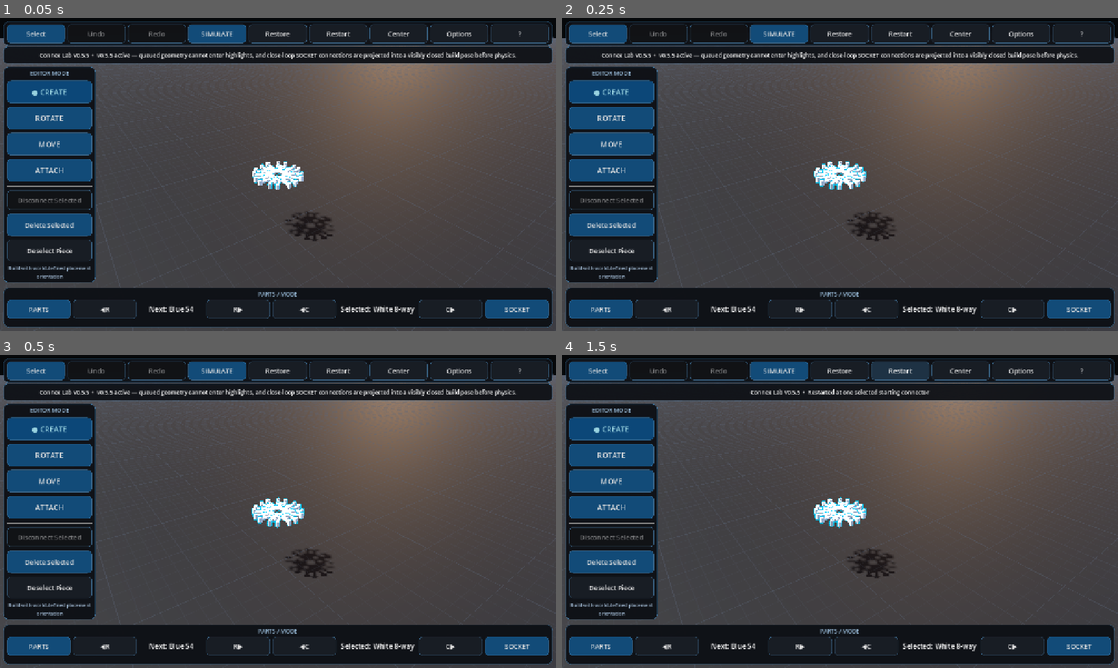
Above: before the commit, frames 1-4 (two rows, left to right).
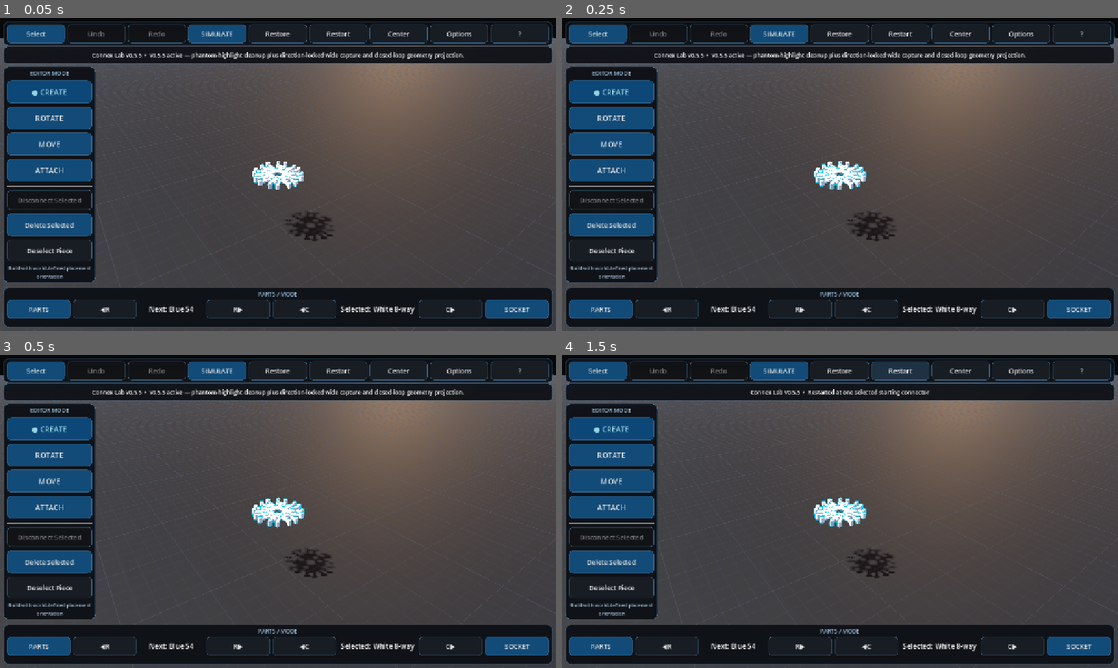
Above: after the commit, the same moments.

Repository: pixel375/connex
Game: Godot game, scene res://Main.tscn
The game is run twice, just before and just after one commit, with the same random seed, the same clock (stepped at 60 frames per second) and the same inputs.
Inputs:
- Up to frame 1 (0.05 s): no input
- Up to frame 2 (0.25 s): no input
- Up to frame 3 (0.5 s): no input
- Up to frame 4 (1.5 s): click "Restart" at 0.5 s; click "Restart" at 1.25 s

The runs differ from the first frame. In frame 1, 0.9% of the frame differs, in the area x 7-93%, y 10-14%; in frame 2, 0.9%; in frame 3, 0.9%; in frame 4, nothing differs.

Commit message:
v0.5.5: activate direction-locked snap runtime

Diff:
--- a/Main.tscn
+++ b/Main.tscn
@@ -1,7 +1,7 @@
 [gd_scene load_steps=3 format=3]
 
-; v0.5.5 release runtime: res://scripts/main_v059.gd
-[ext_resource type="Script" path="res://scripts/main_v059.gd" id="1_main"]
+; v0.5.5 release runtime: res://scripts/main_v060.gd
+[ext_resource type="Script" path="res://scripts/main_v060.gd" id="1_main"]
 [ext_resource type="Script" path="res://scripts/physics_slider_fix_v052.gd" id="2_physics_fix"]
 
 [node name="Main" type="Node3D"]
